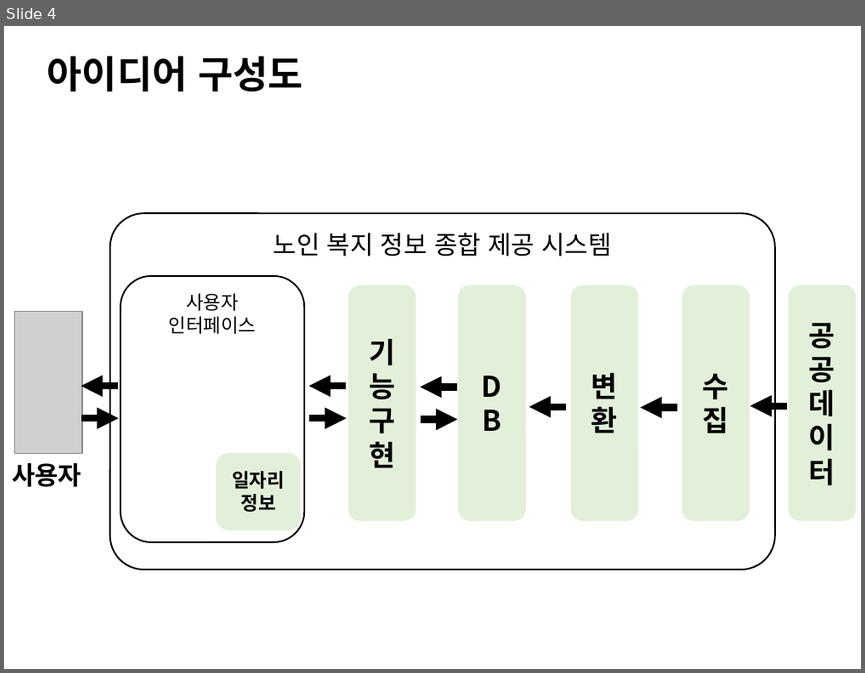
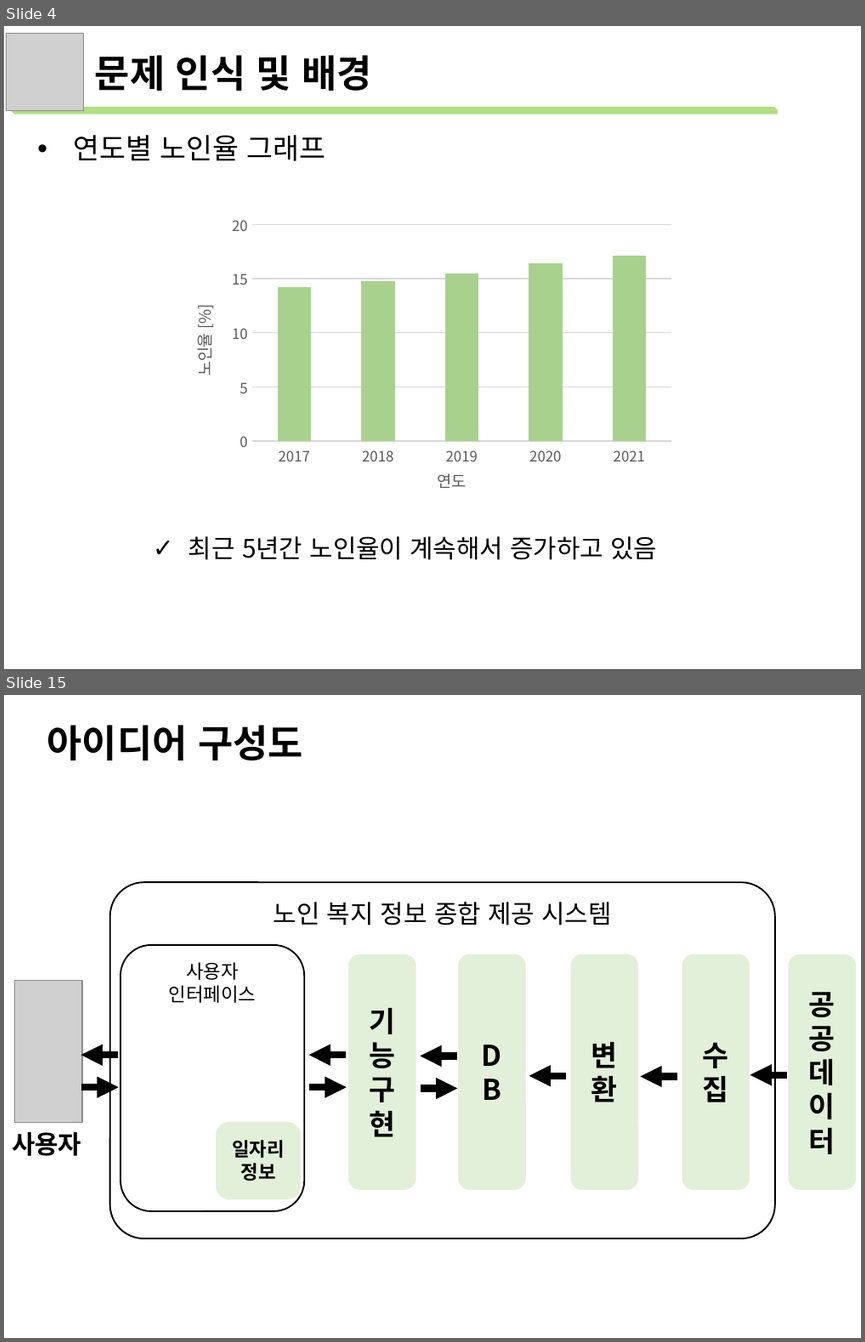
Before and after one commit to lejasa/2022PublicDataServiceProject_NIA, a slide deck: 아이디어제안서.pptx. Shown one above the other, each under a label of ours: slide 4 before the commit, slides 4 and 15 after it; the slides between them are not shown. The pictures are 865x673 and 865x1342 pixels, drawn with LibreOffice and Linux fonts; fonts in the diff are those of the drawing; grey boxes stand for pictures. Boxes give left, top, right and bottom in pixels: in the first picture for what was removed or moved away, otherwise in the second. Text is boxed around its words. In the diff, an @@ line names an element or a change of style, - is before the commit and + after.

```diff
--- a/아이디어제안서.pptx
+++ b/아이디어제안서.pptx
@@ slide 4 added at (x1=4, y1=26, x2=861, y2=669), background #FFFFFF @@
@@ picture added at (x1=7, y1=33, x2=84, y2=110) @@
@@ text added at (x1=95, y1=55, x2=372, y2=91), 24 pt, text #000000, bold @@
+문제 인식 및 배경
@@ snip diag rect added at (x1=11, y1=107, x2=778, y2=115), fill #92D050 at 70% opacity @@
@@ text added at (x1=73, y1=135, x2=326, y2=161), 18 pt, text #000000 @@
+• 연도별 노인율 그래프
@@ column chart added at (x1=172, y1=199, x2=692, y2=497) @@
+categories: 2017, 2018, 2019, 2020, 2021
+Series 1: 14.2, 14.8, 15.5, 16.4, 17.1
@@ text added at (x1=188, y1=536, x2=657, y2=560), 16 pt, text #000000 @@
+✓ 최근 5년간 노인율이 계속해서 증가하고 있음
@@ what was slide 4 is now slide 15 @@
```
Also in this commit, not shown: 11 other slides added, 1 slide removed, 5 other files.
